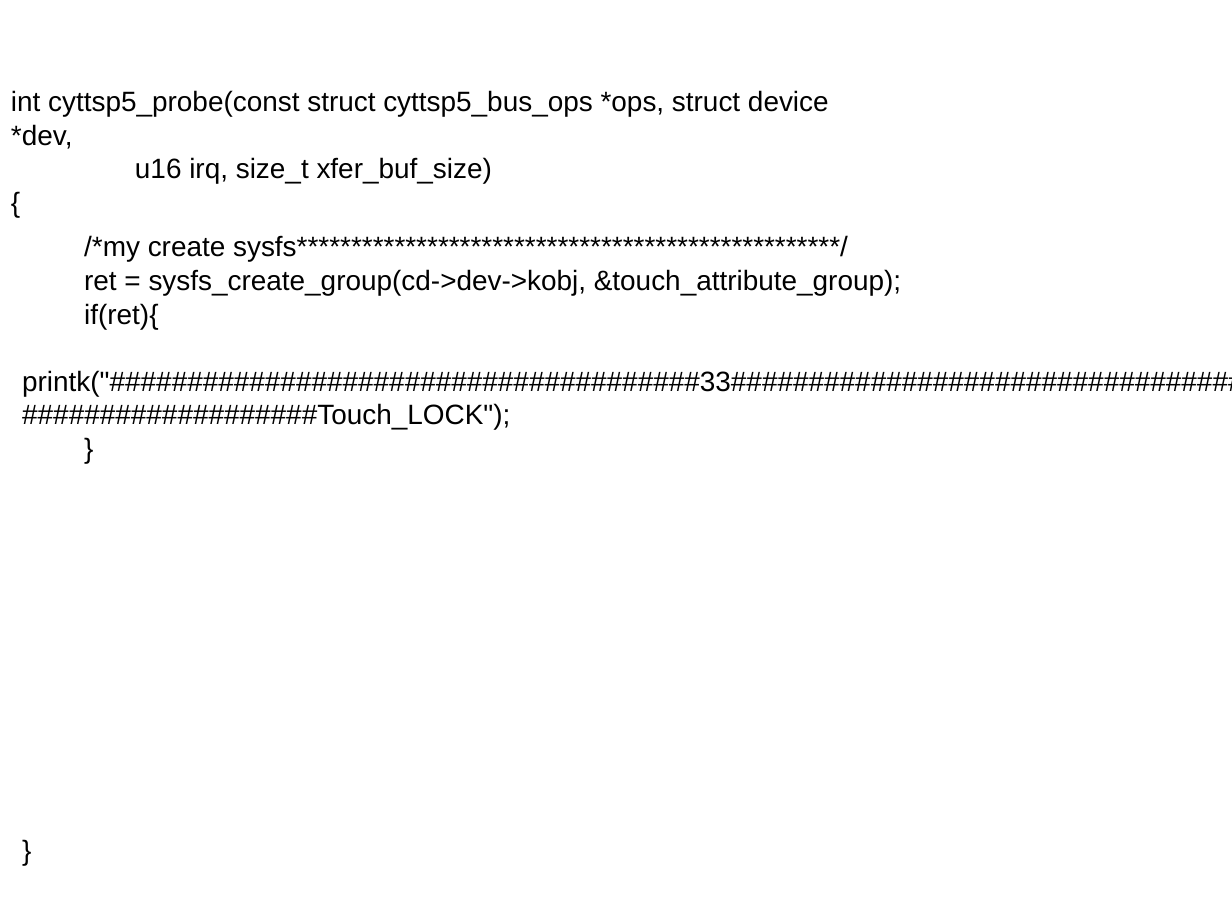
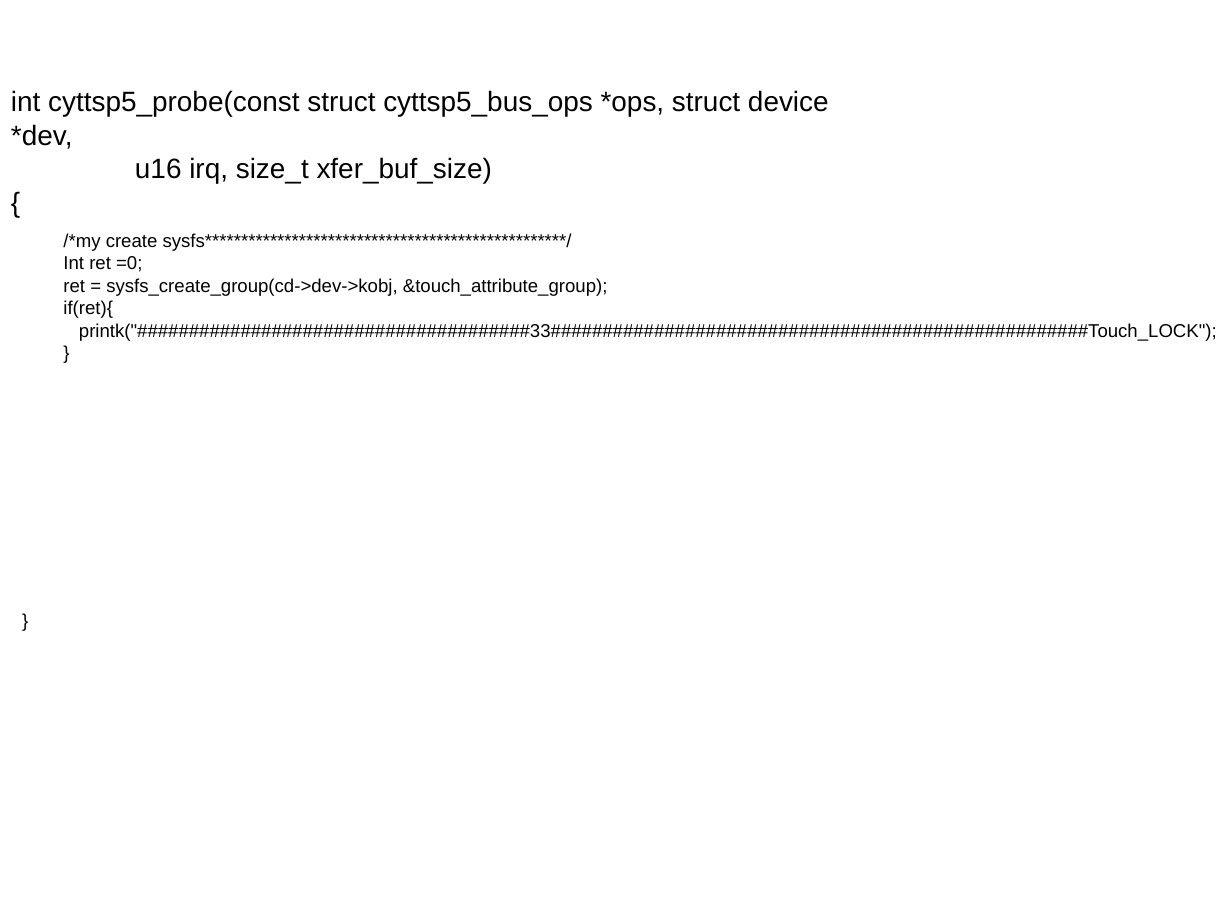
Before and after one commit to liyingfei142118/linux_drivers, a slide deck: slide 2 of 修改.odp. Drawn at 1232x924 pixels with LibreOffice and Linux fonts; fonts in the diff are those of the drawing. Boxes give left, top, right and bottom in pixels: in the first picture for what was removed or moved away, otherwise in the second. Text is boxed around its words. In the diff, an @@ line names an element or a change of style, - is before the commit and + after.

```diff
--- a/修改.odp
+++ b/修改.odp
@@ text at <box>63,233,1217,341</box>: size 18 to 12 pt @@
@@ text at <box>63,256,142,272</box>: paragraph added @@
+Int ret =0;
```
Also in this commit, not shown: 2 other slides changed, 1 slide added, 1 slide removed, 11 other files.
